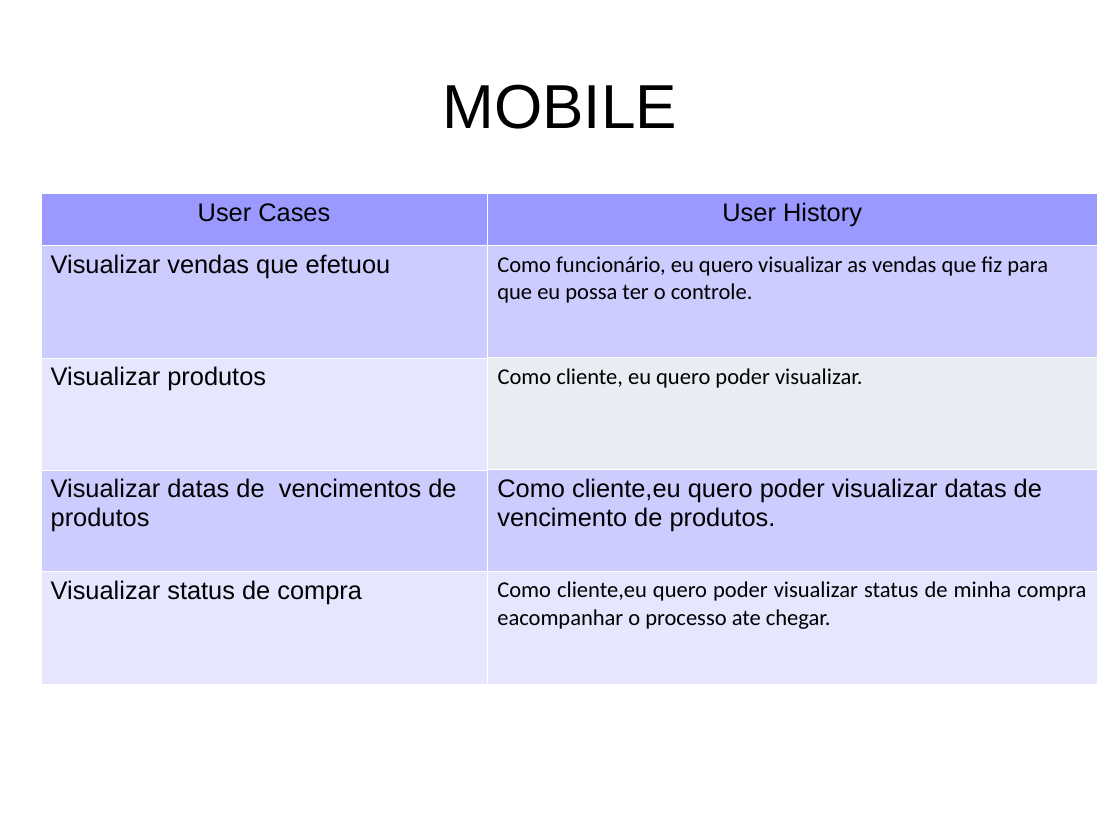
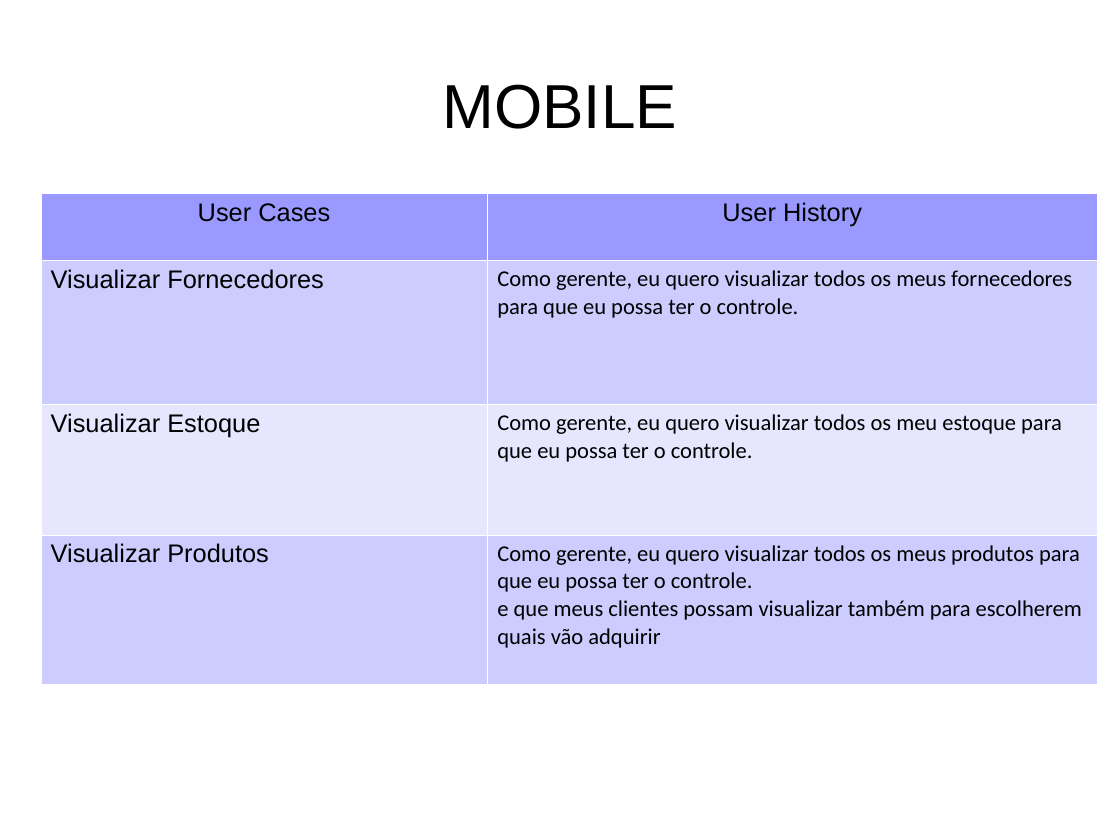
Before and after one commit to WilAlves/projetos_sistemas, a slide deck: slide 2 of presentation-Willlian.odp. Drawn at 1120x840 pixels with LibreOffice and Linux fonts; fonts in the diff are those of the drawing. Boxes give left, top, right and bottom in pixels: in the first picture for what was removed or moved away, otherwise in the second. Text is boxed around its words. In the diff, an @@ line names an element or a change of style, - is before the commit and + after.

Commit message:
Todos arquivos add no branche atualizando com o master

```diff
--- a/presentation-Willlian.odp
+++ b/presentation-Willlian.odp
@@ table at [41,193,1098,684] @@
-row 2: Visualizar vendas que efetuou | Como funcionário, eu quero visualizar as vendas que fiz para que eu possa ter o controle.
-row 3: Visualizar produtos | Como cliente, eu quero poder visualizar.
-row 4: Visualizar datas de vencimentos de produtos | Como cliente,eu quero poder visualizar datas de vencimento de produtos.
-row 5: Visualizar status de compra | Como cliente,eu quero poder visualizar status de minha compra eacompanhar o processo ate chegar.
+row 2: Visualizar Fornecedores | Como gerente, eu quero visualizar todos os meus fornecedores para que eu possa ter o controle.
+row 3: Visualizar Estoque | Como gerente, eu quero visualizar todos os meu estoque para que eu possa ter o controle.
+row 4: Visualizar Produtos | Como gerente, eu quero visualizar todos os meus produtos para que eu possa ter o controle. / e que meus clientes possam visualizar também para escolherem quais vão adquirir
```
Also in this commit, not shown: 4 slides added, 3 slides removed, 21 other files.
